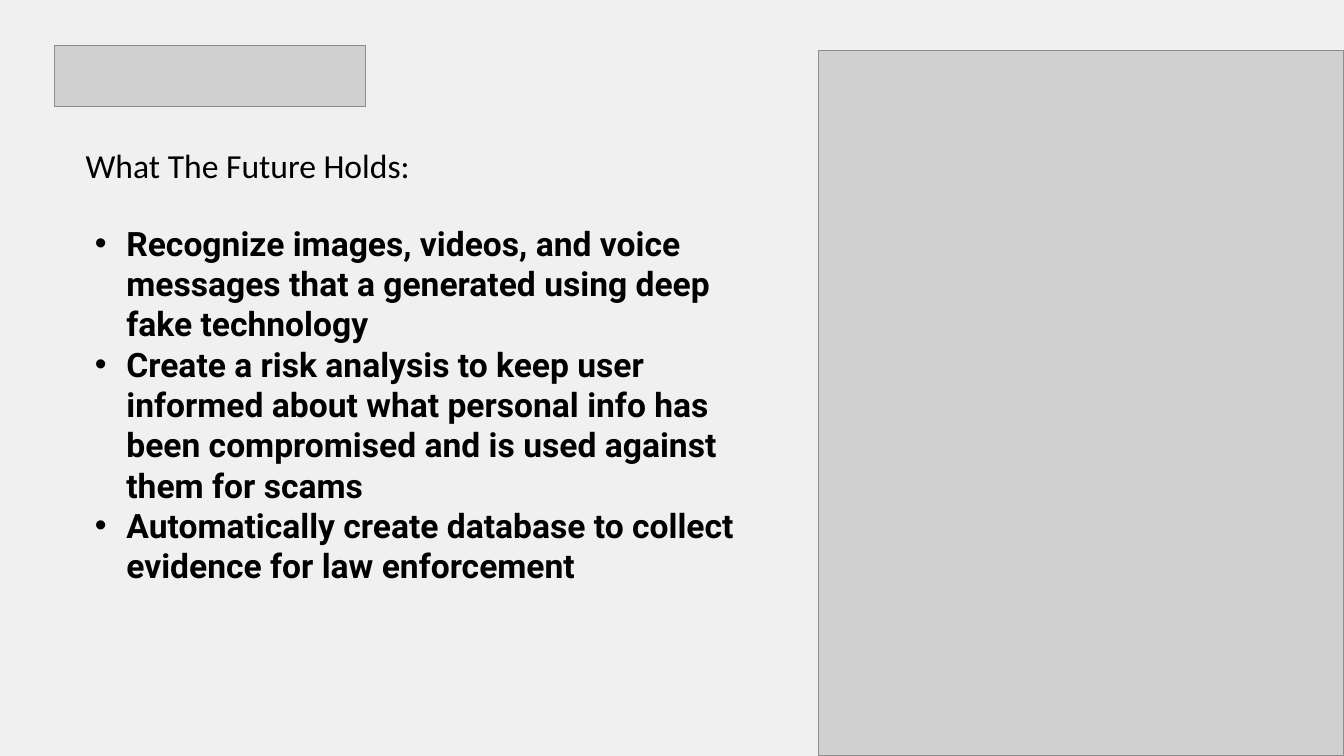
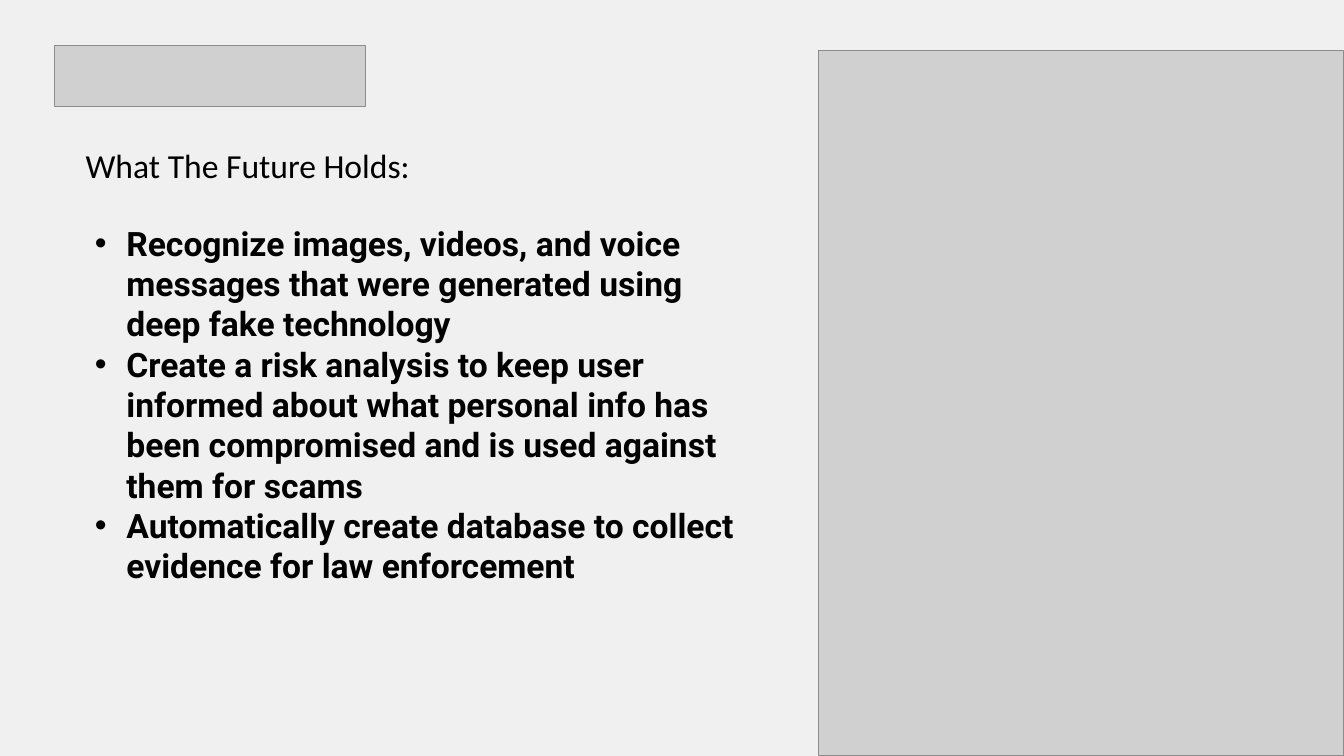
Before and after one commit to monicasgithub/ThemisAIWatch, a slide deck: slide 8 of ThemisPresentation.pptx. Drawn at 1344x756 pixels with LibreOffice and Linux fonts; fonts in the diff are those of the drawing; grey boxes stand for pictures. Boxes give left, top, right and bottom in pixels: in the first picture for what was removed or moved away, otherwise in the second. Text is boxed around its words. In the diff, an @@ line names an element or a change of style, - is before the commit and + after.

```diff
--- a/ThemisPresentation.pptx
+++ b/ThemisPresentation.pptx
@@ text at (x1=126, y1=230, x2=682, y2=343): text changed @@
-• Recognize images, videos, and voice messages that a generated using deep fake technology
+• Recognize images, videos, and voice messages that were generated using deep fake technology
```
